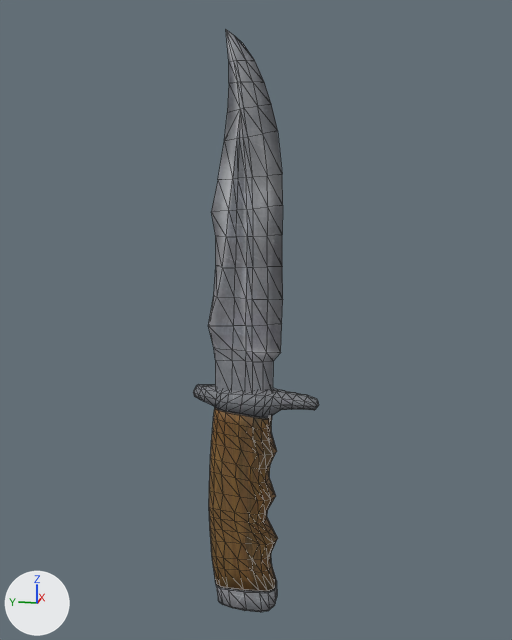
The glTF model addons/arena_weapons/assets/models/knife.glb as it was, and as the next commit left it.
Both versions are drawn from a camera (50 mm lens) standing at (-0.346, -0.087, 0.197) and looking at (0.003, -0.017, 0.11). Every picture has the same lights, and +X, +Y and +Z are marked at lower left. The first picture is the older version. Mesh edges are drawn as thin lines. Where no turn or scale is listed for an object, it has been applied to the vertices. Vertices at exactly the same position are counted once.
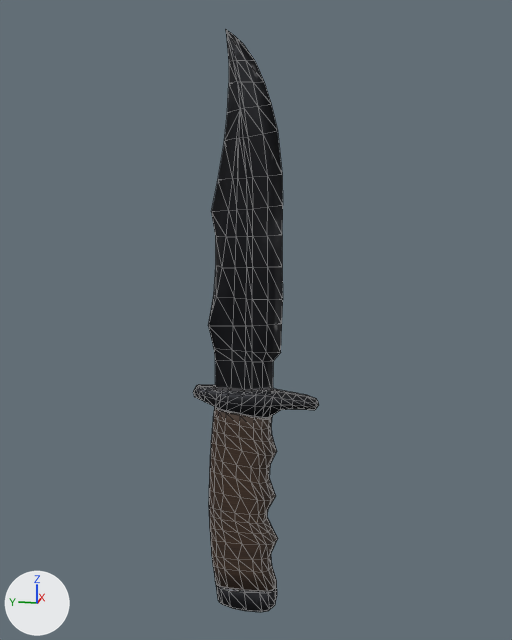
The change, as JSON lines over the scene's bpy script:
```json
{"op": "add", "block": "img_image_2", "code": ["img_image_2 = load_image('Image_2', '_unpacked/Image_2', 1024, 1024, 'Non-Color')"]}
{"op": "add", "block": "img_image_0", "code": ["img_image_0 = load_image('Image_0', '_unpacked/Image_0', 1024, 1024, 'sRGB')"]}
{"op": "add", "block": "img_image_1", "code": ["img_image_1 = load_image('Image_1', '_unpacked/Image_1', 1024, 1024, 'Non-Color')"]}
{"block": "mat_knife", "change": "nodes: BsdfPrincipled, OutputMaterial, TexImage"}
{"block": "mat_knife", "change": "uses the picture img_knife"}
{"block": "mat_knife", "change": "nodes: BsdfPrincipled, NormalMap, OutputMaterial, SeparateColor, TexImage x3"}
{"block": "mat_knife", "change": "uses the picture img_image_0"}
{"block": "mat_knife", "change": "uses the picture img_image_1"}
{"block": "mat_knife", "change": "uses the picture img_image_2"}
{"block": "me_plane_001", "where": "me_plane_001.from_pydata(...)  # 597 vertices, 1175 faces; spans x -0.009..0.008, y -0.051..0.016, z -0.057..0.25"}
{"block": "me_plane_001", "where": "# used by ob_plane_001; location = (0.0, 0.0, 0.0)"}
{"block": "me_plane_001", "change": "me_plane_001 part 1"}
{"block": "me_plane_001", "change": "60 faces are deleted"}
{"block": "me_plane_001", "change": "60 new faces join them"}
{"block": "me_plane_001", "change": "me_plane_001 part 2"}
{"block": "me_plane_001", "change": "50 faces are deleted"}
{"block": "me_plane_001", "change": "50 new faces join them"}
{"block": "me_plane_001", "change": "me_plane_001 part 3: 1087 kept faces spanning x -0.009..0.008, y -0.051..0.016, z -0.057..0.25 get new texture (UV) coordinates"}
```

Where the change shows, as pixel boxes (x1, y1, x2, y2) in the pictures (512 x 640 px; the box of a moved part takes in the faces that stretch with it):
```json
{"object": "Plane.001", "change": "surface changed", "before": [193, 30, 319, 612], "after": [193, 30, 319, 612]}
{"part": 1, "of": "me_plane_001", "change": "moved or reshaped", "before": [269, 564, 277, 596], "after": [269, 564, 277, 596]}
{"part": 2, "of": "me_plane_001", "change": "moved or reshaped", "before": [215, 408, 262, 429], "after": [215, 408, 262, 429]}
{"part": 3, "of": "me_plane_001", "change": "surface changed", "before": [193, 30, 319, 612], "after": [193, 30, 319, 612]}
```
